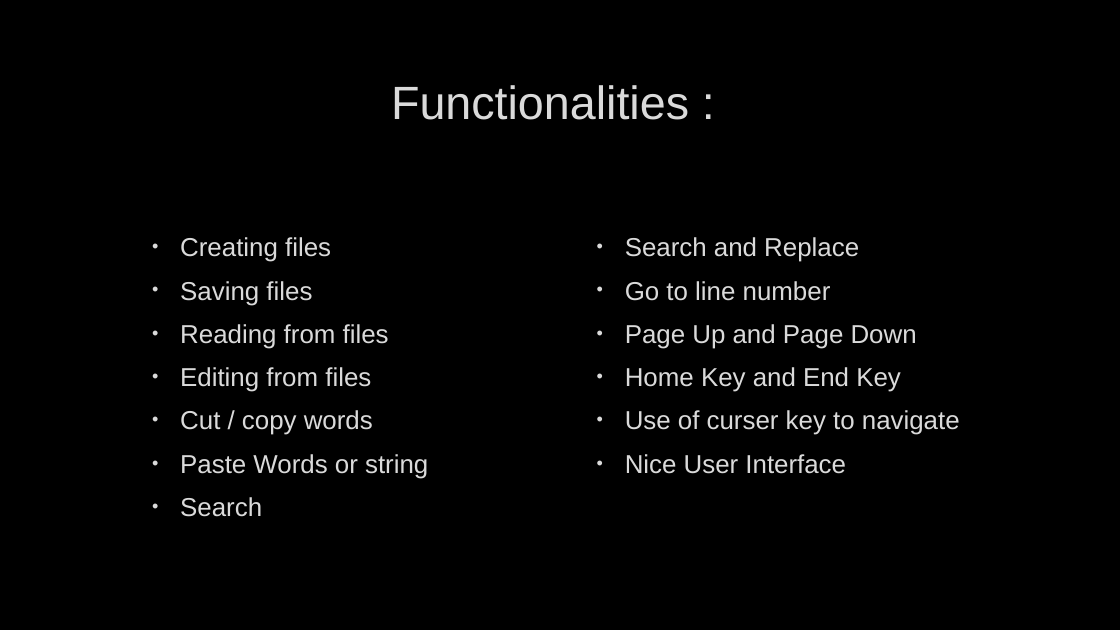
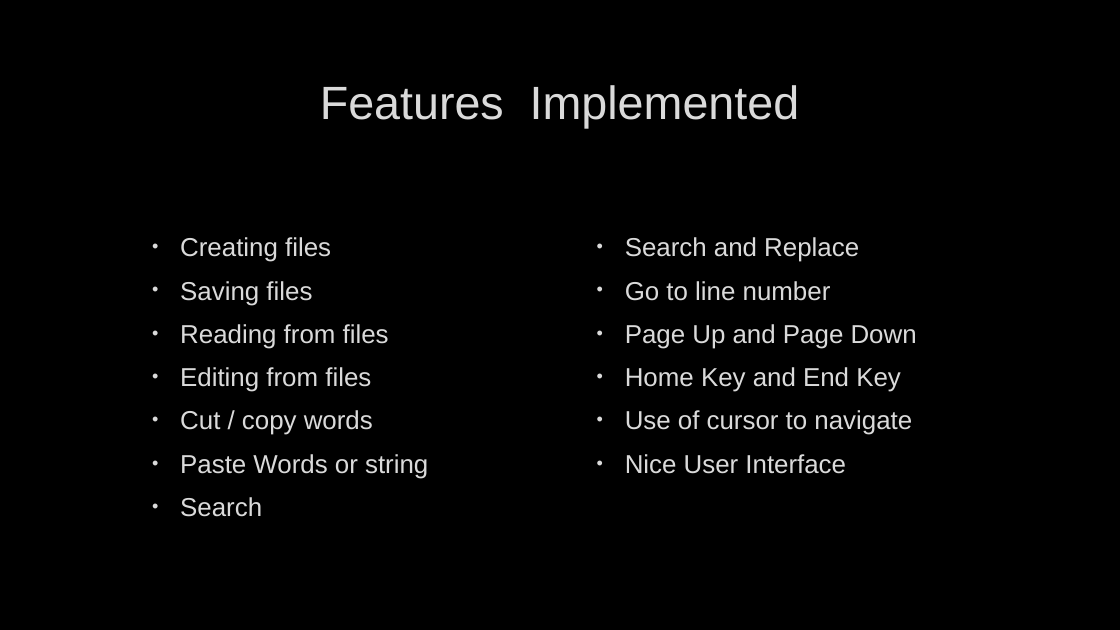
Before and after one commit to NikitaTipule/Text_editor, a slide deck: slide 5 of DATA STRUCTURE PROJECT – TEXT EDITOR.pptx (slide 4 before the commit). Drawn at 1120x630 pixels with LibreOffice and Linux fonts; fonts in the diff are those of the drawing; background and template pictures are left out. Boxes give left, top, right and bottom in pixels: in the first picture for what was removed or moved away, otherwise in the second. Text is boxed around its words. In the diff, an @@ line names an element or a change of style, - is before the commit and + after.

```diff
--- a/DATA STRUCTURE PROJECT – TEXT EDITOR.pptx
+++ b/DATA STRUCTURE PROJECT – TEXT EDITOR.pptx
@@ title at [320,85,800,128]: text changed @@
-Functionalities :
+Features Implemented
@@ text at [625,410,912,435]: text changed @@
-• Use of curser key to navigate
+• Use of cursor to navigate
```
Also in this commit, not shown: 1 other slide changed, 3 slides added, 1 slide removed, 25 other files.
